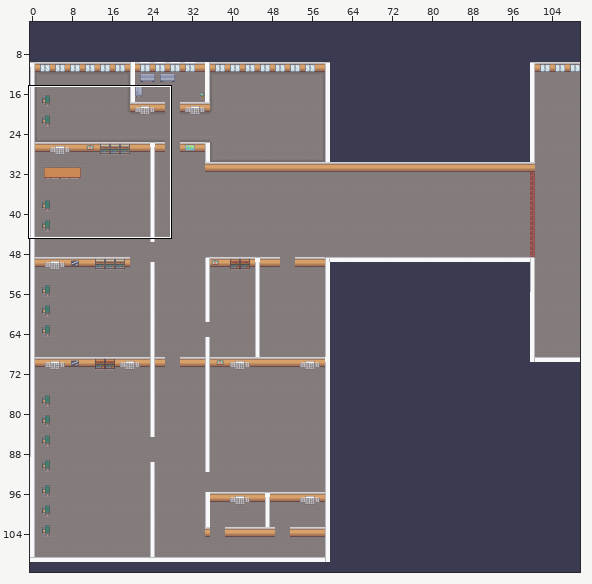
Tiled map (JSON) -- public/assets/map/world.json. Above: a wide view before the commit, with the close-up outlined.
Close-up. As it was:
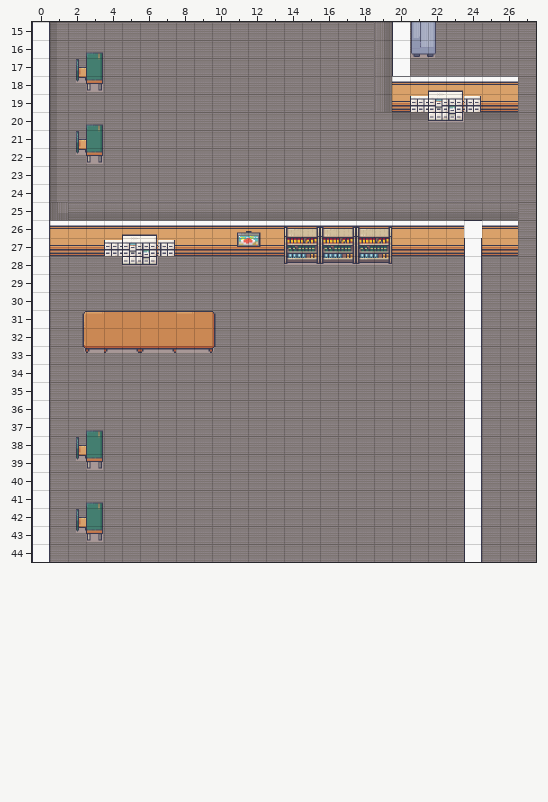
Cells are 32x32 px. Shown: x 0..27, y 15..44. The commit also changed other parts of the map, which this record leaves out.
And afterwards:
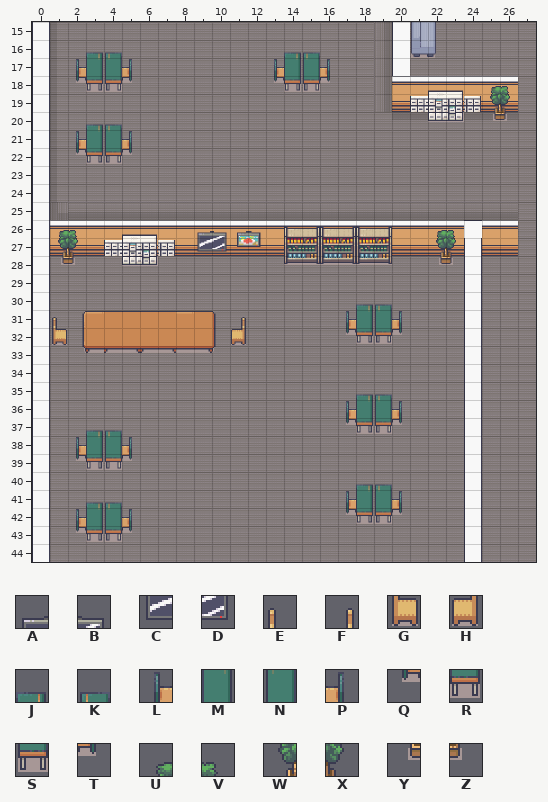
Key: from "Interiors_free_32x32": A 224, B 225, C 240, D 241, E 342, F 343, G 358, H 359, J 568, K 571, L 583, M 584, N 587, P 588, Q 599, R 600, S 603, T 604, U 714, V 715, W 730, X 731, Y 746, Z 747.
_ is an empty cell, . an unchanged one.
Difference:
--- layer "decorations"
@@ x 4..26 @@
-16 _.........__...........
-17 __.......____..........
-18 __.......____........__
-19 .....................__
-20 _....................__
-21 __.....................
-22 __.....................
+16 K.........JK...........
+17 NP.......LMNP..........
+18 ST.......QRST........UV
+19 .....................WX
+20 K....................YZ
+21 NP.....................
+22 ST.....................
@@ x 1..23 @@
-26 __......__...........__
-27 __......__...........__
-28 __...................__
+26 UV......AB...........UV
+27 WX......CD...........WX
+28 YZ...................YZ
@@ x 1..20 @@
-30 .................__.
-31 _........._.....____
-32 _........._.....____
+30 .................JK.
+31 E.........F.....LMNP
+32 G.........H.....QRST
@@ x 4..20 @@
-35 ..............__.
-36 .............____
-37 _............____
-38 __...............
-39 __...............
-40 ..............__.
-41 _............____
-42 __...........____
-43 __...............
+35 ..............JK.
+36 .............LMNP
+37 K............QRST
+38 NP...............
+39 ST...............
+40 ..............JK.
+41 K............LMNP
+42 NP...........QRST
+43 ST...............
